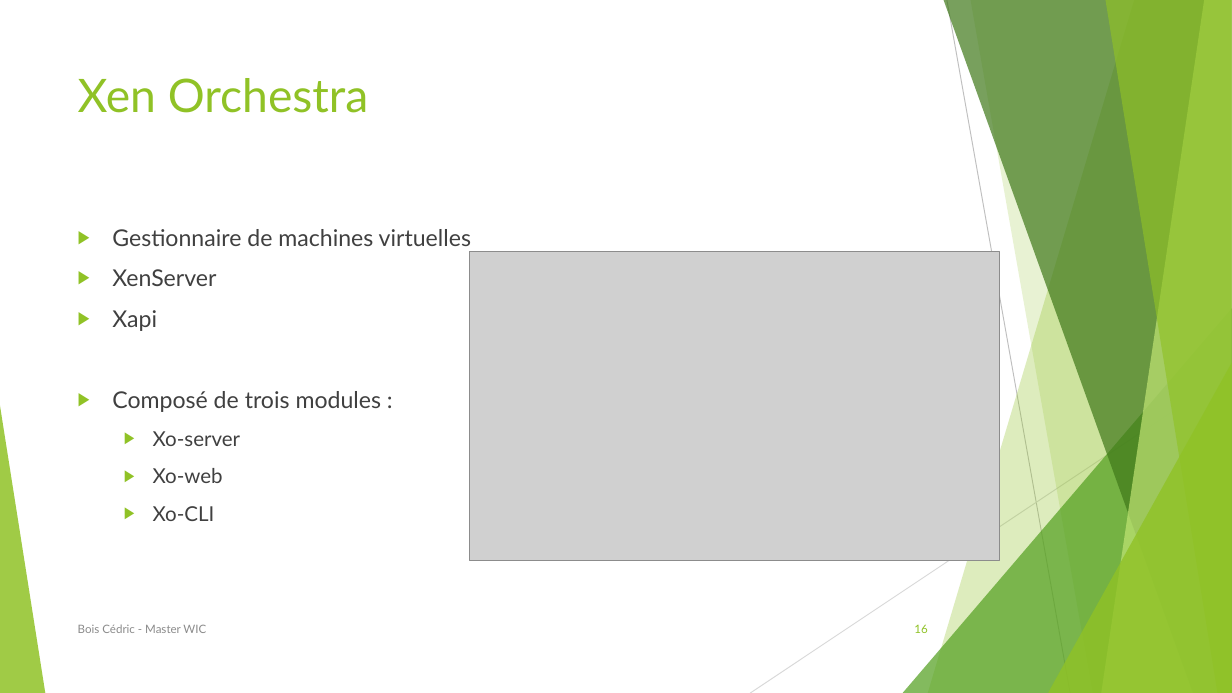
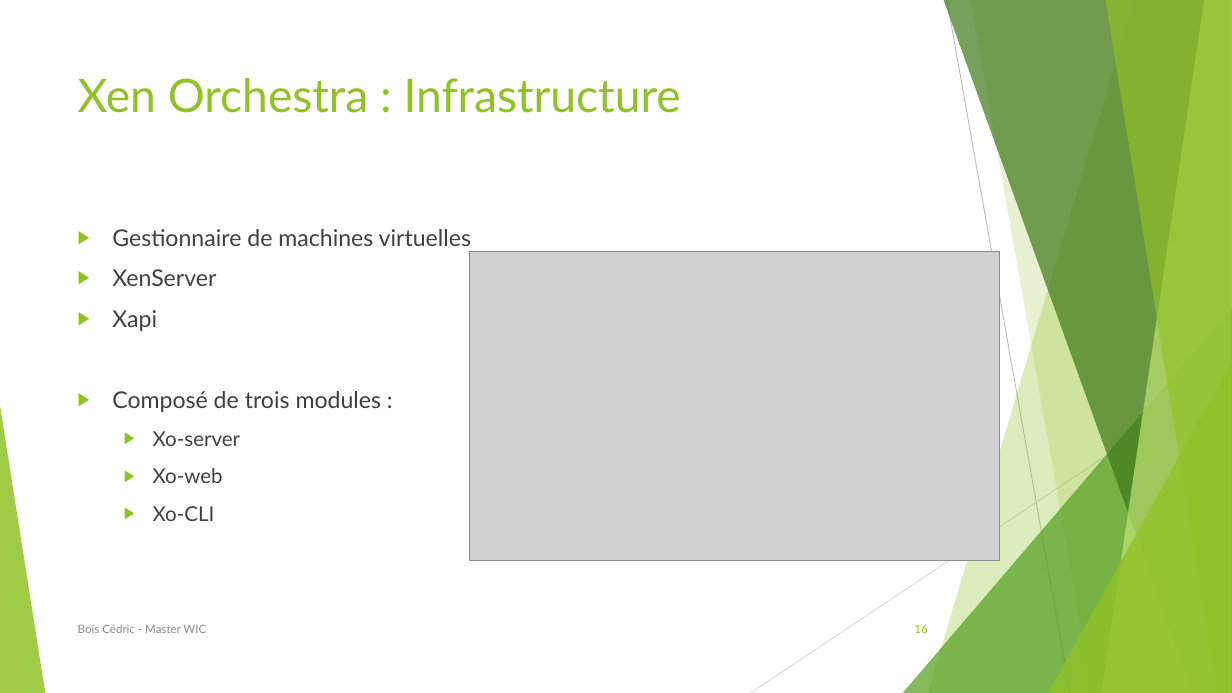
Before and after one commit to BCedric/journalStage, a slide deck: slide 16 of soutenance.pptx. Drawn at 1232x693 pixels with LibreOffice and Linux fonts; fonts in the diff are those of the drawing; grey boxes stand for pictures. Boxes give left, top, right and bottom in pixels: in the first picture for what was removed or moved away, otherwise in the second. Text is boxed around its words. In the diff, an @@ line names an element or a change of style, - is before the commit and + after.

```diff
--- a/soutenance.pptx
+++ b/soutenance.pptx
@@ title at (78, 78, 681, 113): text changed @@
-Xen Orchestra
+Xen Orchestra : Infrastructure
```
Also in this commit, not shown: 13 other slides changed, 17 slides added.
